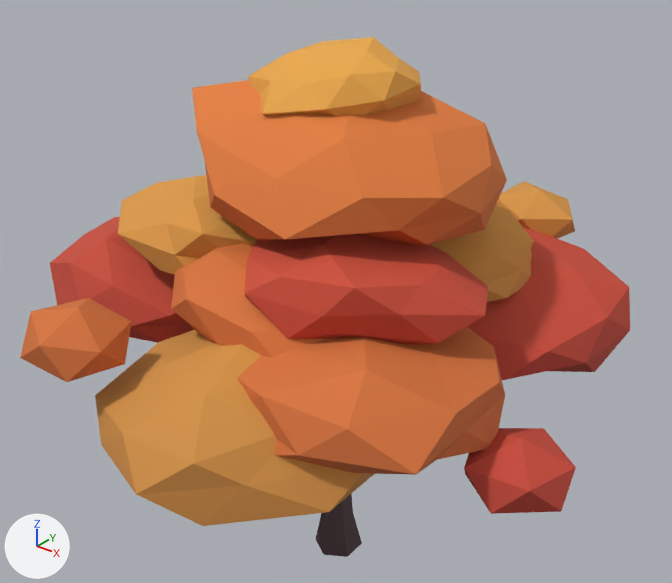
The glTF model assets/models/props/maple_orange.glb, before and after one commit.
Both versions are drawn from a 50 mm lens placed at (5.14, -6.47, 7.14), pointed at (-0.1, 0.08, 3.08). Arrows for +X, +Y and +Z are at lower left; the lights stay in place. The first picture is the older version. Vertices at exactly the same position are counted once.

The first picture shows 'maple_orange'.
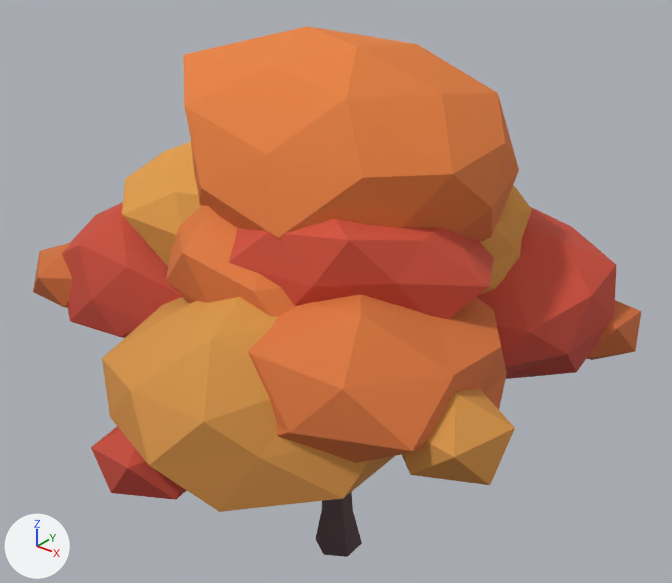
Diff of the bpy script that builds the scene:
```diff
--- a/assets/models/props/maple_orange.glb.py
+++ b/assets/models/props/maple_orange.glb.py
@@ me_maple_orange @@
 # used by ob_maple_orange; location = (0.0, 0.0, 0.0)
-me_maple_orange.from_pydata(...)  # 676 vertices, 1245 faces; spans x -3.01..2.91, y -3.04..2.91, z -0.01..5.49
+me_maple_orange.from_pydata(...)  # 646 vertices, 1185 faces; spans x -2.93..2.57, y -2.94..2.92, z -0.01..5.61
+# me_maple_orange part 1: the loose piece of 42 vertices spanning x -0.58..1.91, y -1.65..0.57, z 3.19..4.12 is rebuilt with 42 vertices and now spans x -0.78..1.86, y -1.66..0.77, z 3.12..4.56
+# me_maple_orange part 2: the loose piece of 42 vertices spanning x -1.06..1.78, y -3.04..-0.1, z 2.25..3.5 is rebuilt with 42 vertices and now spans x -1.16..1.78, y -2.86..0.1, z 2.17..3.94
+# me_maple_orange part 3: the loose piece of 42 vertices spanning x -0.96..1.27, y -1.83..0.15, z 3.08..3.93 is rebuilt with 42 vertices and now spans x -1.08..1.33, y -1.79..0.44, z 3.08..4.43
+# me_maple_orange part 4: the loose piece of 42 vertices spanning x -0.43..2.33, y 0.15..2.63, z 2.28..3.43 is rebuilt with 42 vertices and now spans x -0.58..2.2, y -0.07..2.53, z 2.17..3.82
+# me_maple_orange part 5: the loose piece of 42 vertices spanning x -0.62..1.47, y -0.34..1.69, z 3.06..3.96 is rebuilt with 42 vertices and now spans x -0.84..1.46, y -0.62..1.68, z 3.05..4.47
+# me_maple_orange part 6: the loose piece of 42 vertices spanning x -0.18..2.26, y -2.31..0.14, z 2.57..3.62 is rebuilt with 42 vertices and now spans x -0.43..2.18, y -2.24..0.32, z 2.43..3.98
+# me_maple_orange part 7: the loose piece of 42 vertices spanning x -3.01..-0.72, y -1.66..0.65, z 2.56..3.56 is rebuilt with 42 vertices and now spans x -2.86..-0.43, y -1.66..0.79, z 2.46..3.93
+# me_maple_orange part 8: the loose piece of 42 vertices spanning x -2.17..0.2, y -1.42..0.71, z 3.2..4.12 is rebuilt with 42 vertices and now spans x -2.09..0.48, y -1.44..0.86, z 3.18..4.59
+# me_maple_orange part 9: the loose piece of 42 vertices spanning x -1.37..1.45, y -1.36..1.3, z 3.84..5.2 is rebuilt with 42 vertices and now spans x -1.46..1.56, y -1.5..1.43, z 3.66..5.61
+# me_maple_orange part 10: the loose piece of 42 vertices spanning x -0.95..0.6, y -0.73..1.05, z 4.72..5.49 is deleted
+# me_maple_orange part 11: the loose piece of 12 vertices spanning x 0.3..1.29, y 2.01..2.91, z 3.12..3.69 is deleted
+# me_maple_orange part 12: the loose piece of 12 vertices spanning x -1.27..-0.38, y -2.88..-2.06, z 3.11..3.7 is deleted
+# me_maple_orange part 13: the loose piece of 12 vertices spanning x 1.99..2.91, y -1.25..-0.33, z 2.3..2.91 is deleted
+# me_maple_orange part 14: 18 vertices removed from x -0.2..0.15, y -0.19..0.15, z 0.43..1.31; 78 vertices added at x -2.93..2.57, y -2.94..2.92, z 0.46..3.44
+# other edits to the shape of me_maple_orange do not show in these pictures
 me_maple_orange.materials.append(mat_bark_maple)
```

Changed parts and their boxes (x1, y1, x2, y2) in the pictures (672 x 583 px):
'maple_orange', reshaped: before (20, 37, 630, 557); after (33, 26, 641, 557)
part 1 of me_maple_orange, rebuilt: before (245, 234, 488, 344); after (229, 219, 494, 319)
part 2 of me_maple_orange, rebuilt (10% taller): before (95, 330, 374, 526); after (102, 297, 395, 512)
part 3 of me_maple_orange, rebuilt: before (171, 244, 326, 357); after (166, 206, 296, 317)
part 4 of me_maple_orange, rebuilt: before (466, 226, 630, 380); after (477, 207, 616, 379)
part 5 of me_maple_orange, rebuilt: before (430, 205, 534, 302); after (480, 185, 532, 294)
part 6 of me_maple_orange, rebuilt (14% taller): before (237, 327, 505, 475); after (247, 294, 507, 463)
part 7 of me_maple_orange, rebuilt: before (50, 217, 195, 343); after (62, 202, 182, 338)
part 8 of me_maple_orange, rebuilt: before (118, 175, 257, 275); after (122, 142, 201, 266)
part 9 of me_maple_orange, rebuilt (7% wider, 30% taller): before (192, 80, 507, 246); after (183, 26, 519, 242)
part 10 of me_maple_orange, deleted (orange): before (248, 37, 421, 116)
part 11 of me_maple_orange, deleted (orange): before (496, 181, 575, 239)
part 12 of me_maple_orange, deleted (orange): before (20, 298, 132, 382)
part 13 of me_maple_orange, deleted (red): before (464, 428, 576, 514)
part 14 of me_maple_orange, built on: before (316, 494, 362, 557); after (33, 242, 641, 557)
